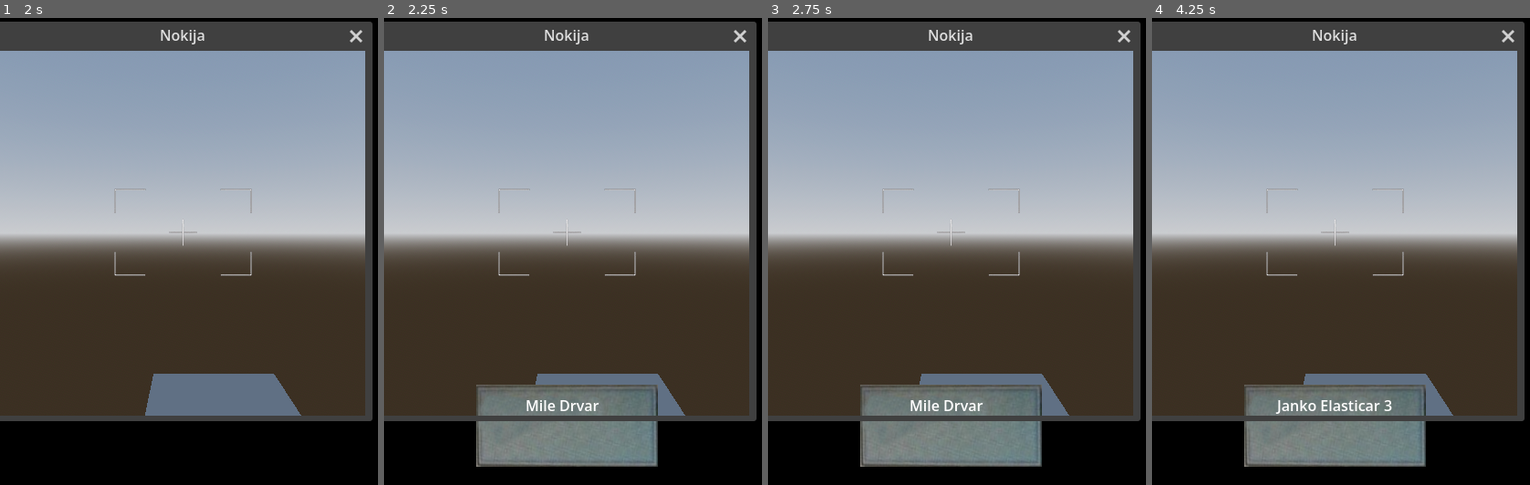
Above: before the commit, frames 1-4 (left to right).
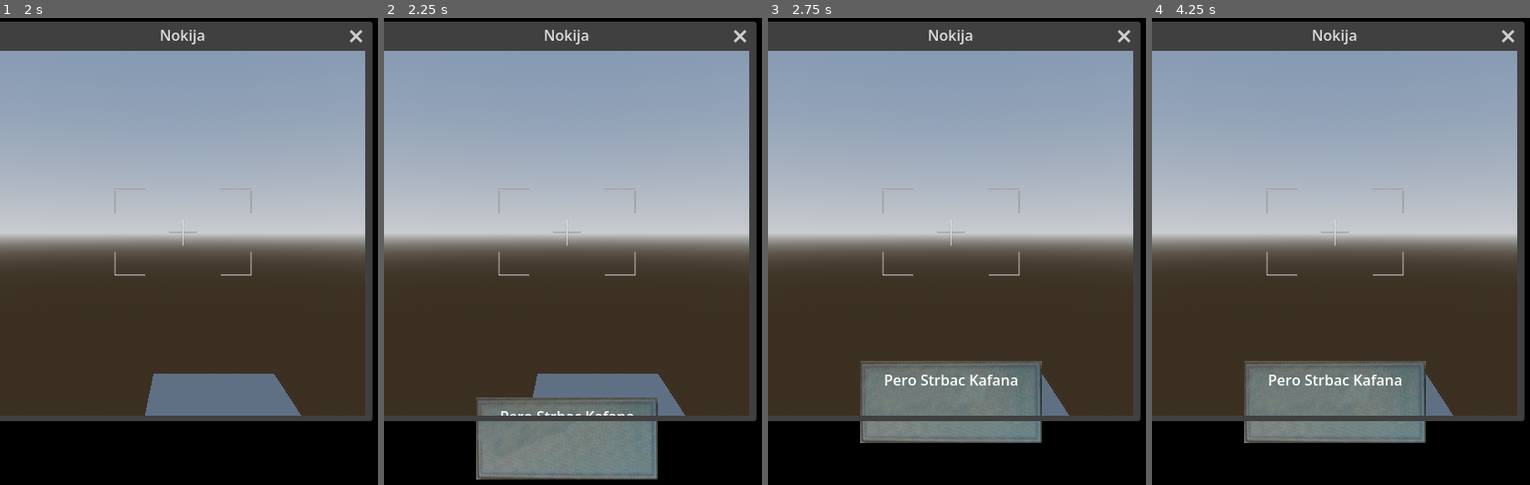
Above: after the commit, the same moments.

Repository: Pr0pyh/FonGameJam
Game: Godot game, scene res://scenes/World/world.tscn
Same seed, same stepped clock (60 frames per second), same inputs: the game is played once before the commit and once after it. The engine's default icon, where the game draws it, is replaced by a stand-in: a white triangle on a blue panel in a dark square.
Inputs (mouse positions are in pixels of both pictures, inside the frame that each line leads up to):
- Up to frame 1 (2 s): tap Enter (ui_accept) at 0.5, 0.77, 1.25 s; move the mouse to (outside the picture) at 0.52 s; hold Right (ui_right) 0.53-1.25 s; click (outside the picture) at 0.67 s; drag from (162, 316) to (245, 400) at 1.27 s
- Up to frame 2 (2.25 s): tap Enter (ui_accept) at 2 s; move the mouse to (712, 172) at 2.02 s; hold Right (ui_right) from 2.03 s (still down)
- Up to frame 3 (2.75 s): keep holding Right (ui_right)
- Up to frame 4 (4.25 s): release Right (ui_right) at 2.75 s; tap Enter (ui_accept) at 2.75, 3.5, 3.77 s; drag from (1397, 400) to (1261, 209) at 2.77 s; move the mouse to (outside the picture) at 3.52 s; hold Left (ui_left) from 3.53 s (still down)

Frame 1 is identical in both runs. In frame 2, 3.1% of the frame differs, in the area x 24-73%, y 78-99%; in frame 3, 5.3%; in frame 4, 5.4%, in the area x 24-73%, y 73-97%.

Commit message:
popravljeni message system, dictionary sadrzi value bool za svaki kontakt da li je pozitivna ili negativna poruka

Diff:
--- a/scenes/Messages/PositiveMessage/PositiveMessage.tscn
+++ b/scenes/Messages/CallMessage/CallMessage.tscn
@@ -1,7 +1,7 @@
 [gd_scene format=3 uid="uid://b4muwc6i2q026"]
 
-[ext_resource type="Script" uid="uid://1231agxfc65w" path="res://scenes/Messages/PositiveMessage/positive_message.gd" id="1_v0rxc"]
-[ext_resource type="Texture2D" uid="uid://c1aqac12a2nti" path="res://assets/callnotifikacija.png" id="2_qweht"]
+[ext_resource type="Script" uid="uid://1231agxfc65w" path="res://scenes/Messages/CallMessage/call_message.gd" id="1_qpxau"]
+[ext_resource type="Texture2D" uid="uid://c1aqac12a2nti" path="res://assets/callnotifikacija.png" id="2_rdd0s"]
 
 [node name="PositiveMessage" type="Control" unique_id=455487660]
 layout_mode = 3
@@ -10,10 +10,18 @@
 anchor_top = 1.0
 anchor_right = 0.5
 anchor_bottom = 1.0
+offset_top = 80.0
+offset_bottom = 80.0
 grow_horizontal = 2
 grow_vertical = 0
-script = ExtResource("1_v0rxc")
-contact_names = Array[String](["Mile Drvar", "Janko Elasticar 3", "Zeljko Struja Tetkin"])
+script = ExtResource("1_qpxau")
+contact_names_positives = Dictionary[String, bool]({
+"Mirko Auspuh 2": true,
+"Miso Drvar": true,
+"Pero Strbac Kafana": true,
+"Stole Keramicar": true,
+"Zena(zmija)": false
+})
 
 [node name="TextureRect" type="TextureRect" parent="." unique_id=438634732]
 layout_mode = 1
@@ -23,12 +31,12 @@
 anchor_right = 0.5
 anchor_bottom = 1.0
 offset_left = -99.0
-offset_top = -34.0
+offset_top = -60.0
 offset_right = 100.0
-offset_bottom = 92.0
+offset_bottom = 66.0
 grow_horizontal = 2
 grow_vertical = 0
-texture = ExtResource("2_qweht")
+texture = ExtResource("2_rdd0s")
 
 [node name="Label" type="Label" parent="." unique_id=1155844258]
 layout_mode = 1
@@ -37,9 +45,10 @@
 anchor_top = 1.0
 anchor_right = 0.5
 anchor_bottom = 1.0
-offset_left = -45.5
-offset_top = -23.0
-offset_right = 45.5
+offset_left = -45.0
+offset_top = -51.0
+offset_right = 46.0
+offset_bottom = -28.0
 grow_horizontal = 2
 grow_vertical = 0
 text = "Positive call"
--- /dev/null
+++ b/scenes/Messages/CallMessage/call_message.gd
@@ -0,0 +1,13 @@
+extends Control
+class_name CallMessage
+
+@onready var contact_label: Label = $Label
+
+@export var contact_names_positives: Dictionary[String, bool]
+
+func spawn():
+	visible = true
+	var rnum = randi_range(0, contact_names_positives.size()-1)
+	contact_label.text = contact_names_positives.keys().pick_random()
+	var tween = create_tween()
+	tween.tween_property(self, "position", self.position+Vector2(0.0, -80.0), 0.5)
--- a/scenes/Messages/MessageGenerator/MessageGenerator.tscn
+++ b/scenes/Messages/MessageGenerator/MessageGenerator.tscn
@@ -1,7 +1,7 @@
 [gd_scene format=3 uid="uid://dfsdvprt8xkx8"]
 
 [ext_resource type="Script" uid="uid://jpf83m282fqk" path="res://scenes/Messages/MessageGenerator/message_generator.gd" id="1_bu7m5"]
-[ext_resource type="PackedScene" uid="uid://b4muwc6i2q026" path="res://scenes/Messages/PositiveMessage/PositiveMessage.tscn" id="2_hrgeq"]
+[ext_resource type="PackedScene" uid="uid://b4muwc6i2q026" path="res://scenes/Messages/CallMessage/CallMessage.tscn" id="2_hrgeq"]
 
 [node name="MessageGenerator" type="Node" unique_id=1368587972]
 script = ExtResource("1_bu7m5")
--- a/scenes/Messages/MessageGenerator/message_generator.gd
+++ b/scenes/Messages/MessageGenerator/message_generator.gd
@@ -3,7 +3,7 @@
 @onready var timer: Timer = $MessageTimer
 @export var positive_message_scene: PackedScene
 
-var messages: Array[PositiveMessage]
+var messages: Array[CallMessage]
 
 func _ready() -> void:
 	timer.timeout.connect(spawn_message)
@@ -16,7 +16,7 @@
 
 func spawn_message():
 	if not messages.is_empty():
-		pass
+		return
 	var positive_message = positive_message_scene.instantiate()
 	add_child(positive_message)
 	positive_message.spawn()
--- a/scenes/Messages/PositiveMessage/positive_message.gd
+++ /dev/null
@@ -1,11 +0,0 @@
-extends Control
-class_name PositiveMessage
-
-@onready var contact_label: Label = $Label
-
-@export var contact_names: Array[String]
-
-func spawn():
-	visible = true
-	var rnum = randi_range(0, contact_names.size()-1)
-	contact_label.text = contact_names[rnum]
Renamed: scenes/Messages/PositiveMessage/positive_message.gd.uid -> scenes/Messages/CallMessage/call_message.gd.uid
